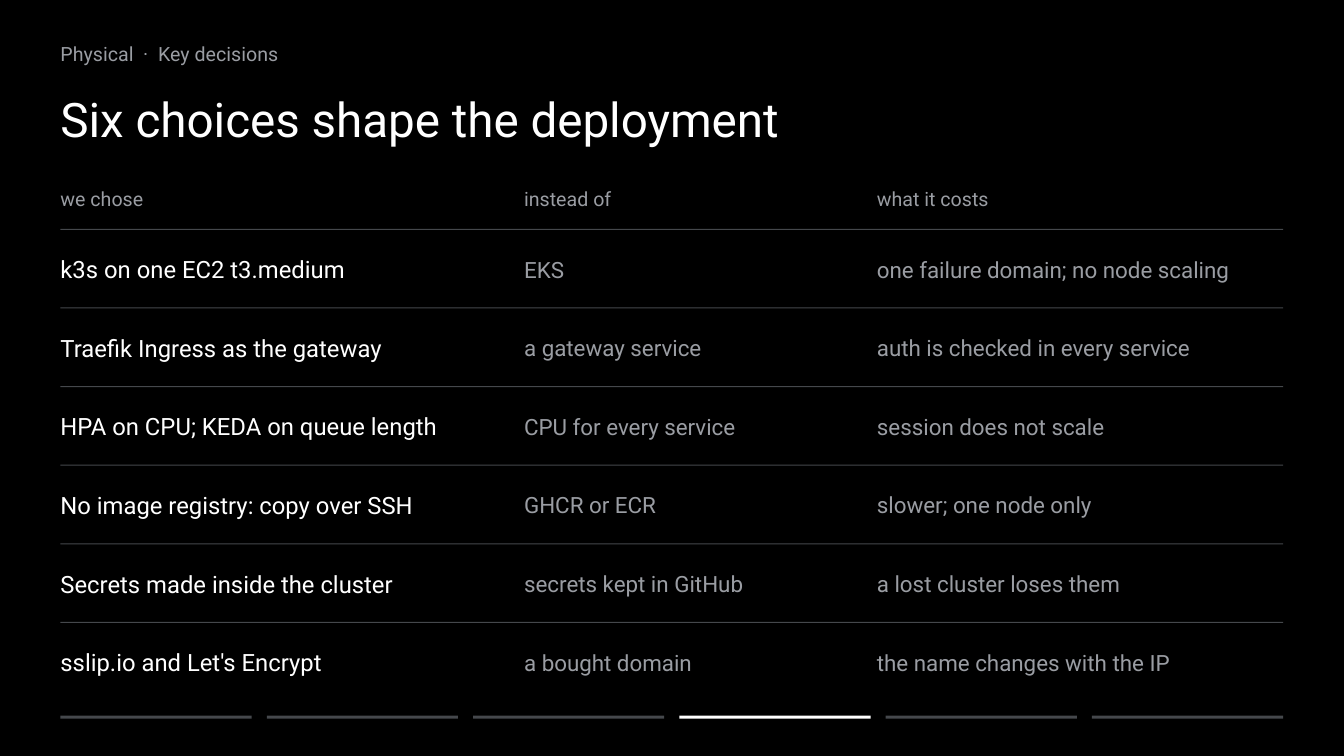
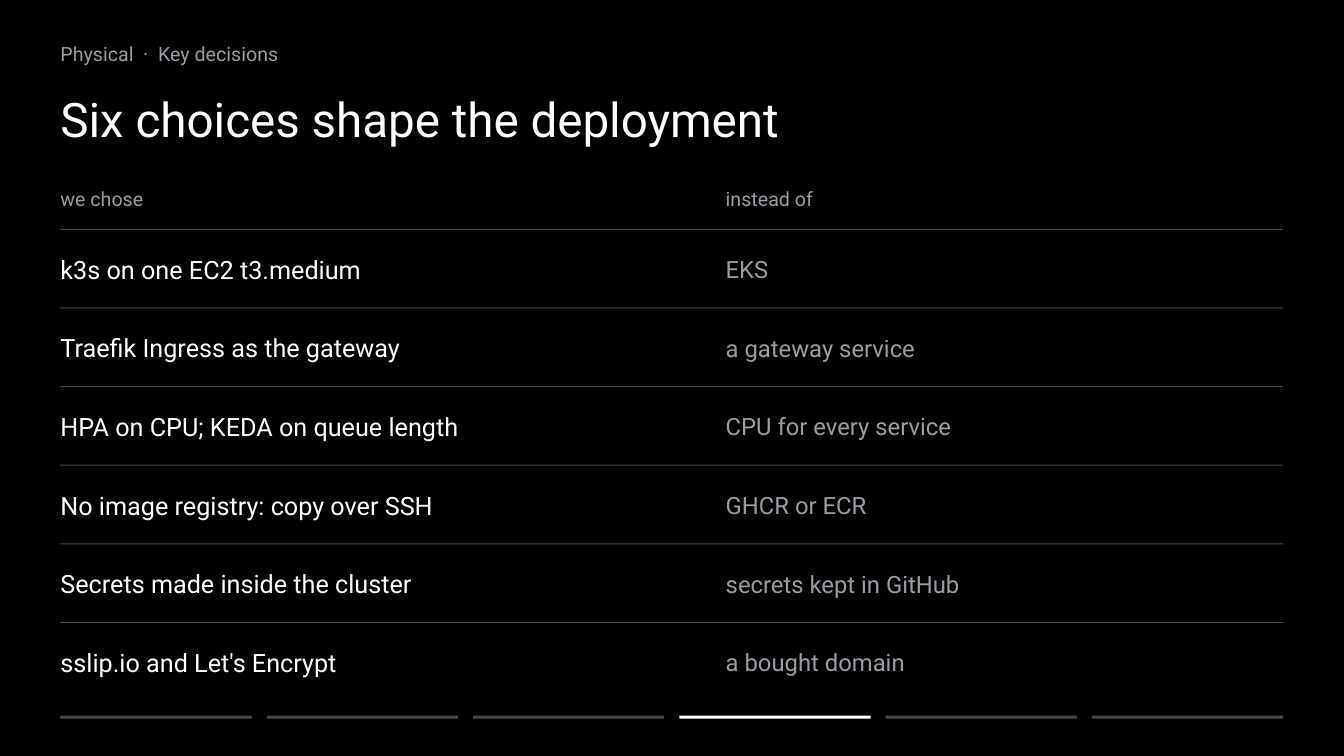
Before and after one commit to ziyangliu-666/lumen-next, a slide deck: slide 15 of docs/platform/slides/out/Team15-Lumen-Platform.pptx. Drawn at 1344x756 pixels with LibreOffice and Linux fonts; fonts in the diff are those of the drawing. Boxes give left, top, right and bottom in pixels: in the first picture for what was removed or moved away, otherwise in the second. Text is boxed around its words. In the diff, an @@ line names an element or a change of style, - is before the commit and + after.

```diff
--- a/docs/platform/slides/out/Team15-Lumen-Platform.pptx
+++ b/docs/platform/slides/out/Team15-Lumen-Platform.pptx
@@ text "instead of": place and size @@
-text "instead of" at (524,191,611,206)
+text "instead of" at (726,191,813,206)
@@ text removed at (877,191,988,206) @@
-what it costs
@@ text "EKS": place and size @@
-text "EKS" at (524,262,564,278)
+text "EKS" at (726,261,769,278)
@@ text removed at (877,261,1229,283) @@
-one failure domain; no node scaling
@@ text "a gateway service": place and size @@
-text "a gateway service" at (524,340,701,361)
+text "a gateway service" at (726,340,915,362)
@@ text removed at (877,339,1190,361) @@
-auth is checked in every service
@@ text "CPU for every service": place and size @@
-text "CPU for every service" at (524,418,735,440)
+text "CPU for every service" at (726,417,951,440)
@@ text removed at (877,418,1105,435) @@
-session does not scale
@@ text "GHCR or ECR": place and size @@
-text "GHCR or ECR" at (524,497,656,513)
+text "GHCR or ECR" at (726,497,867,514)
@@ text removed at (877,496,1091,518) @@
-slower; one node only
@@ text "secrets kept in GitHub": place and size @@
-text "secrets kept in GitHub" at (524,575,743,597)
+text "secrets kept in GitHub" at (726,575,959,598)
@@ text removed at (877,575,1120,592) @@
-a lost cluster loses them
@@ size 17 to 18 pt in 6 elements at (60,260,361,280), (60,338,400,363), (60,417,459,442), (60,497,433,521), (60,574,411,594), (60,653,336,678) @@
@@ size 16 to 17 pt in 6 elements at (726,261,769,278), (726,340,915,362), (726,417,951,440), (726,497,867,514), (726,575,959,598), (726,653,905,676) @@
@@ text "a bought domain": place and size @@
-text "a bought domain" at (524,654,692,676)
+text "a bought domain" at (726,653,905,676)
@@ text removed at (877,654,1170,676) @@
-the name changes with the IP
```
Also in this commit, not shown: 2 other slides changed, 1 other file.
